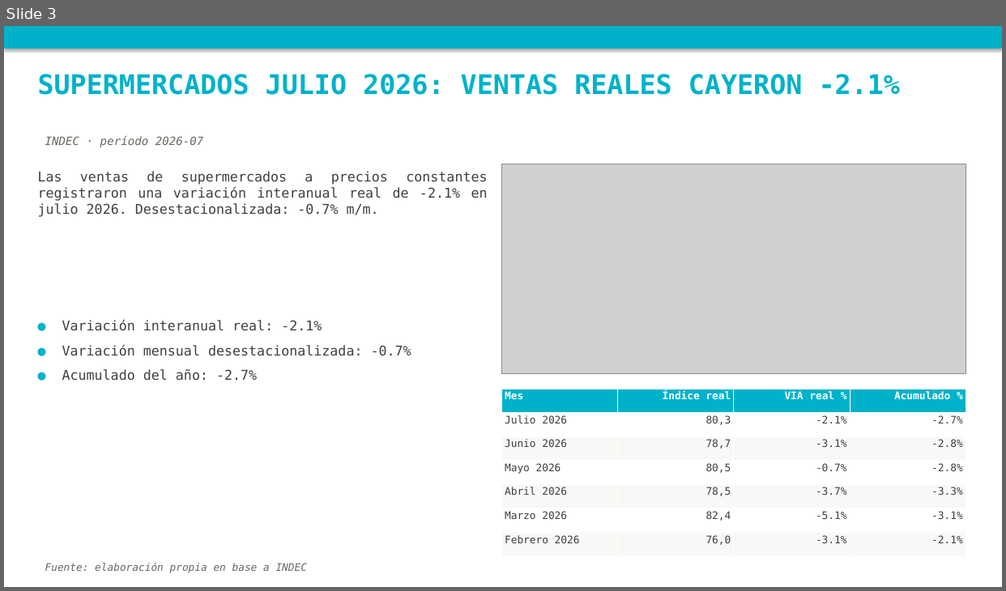
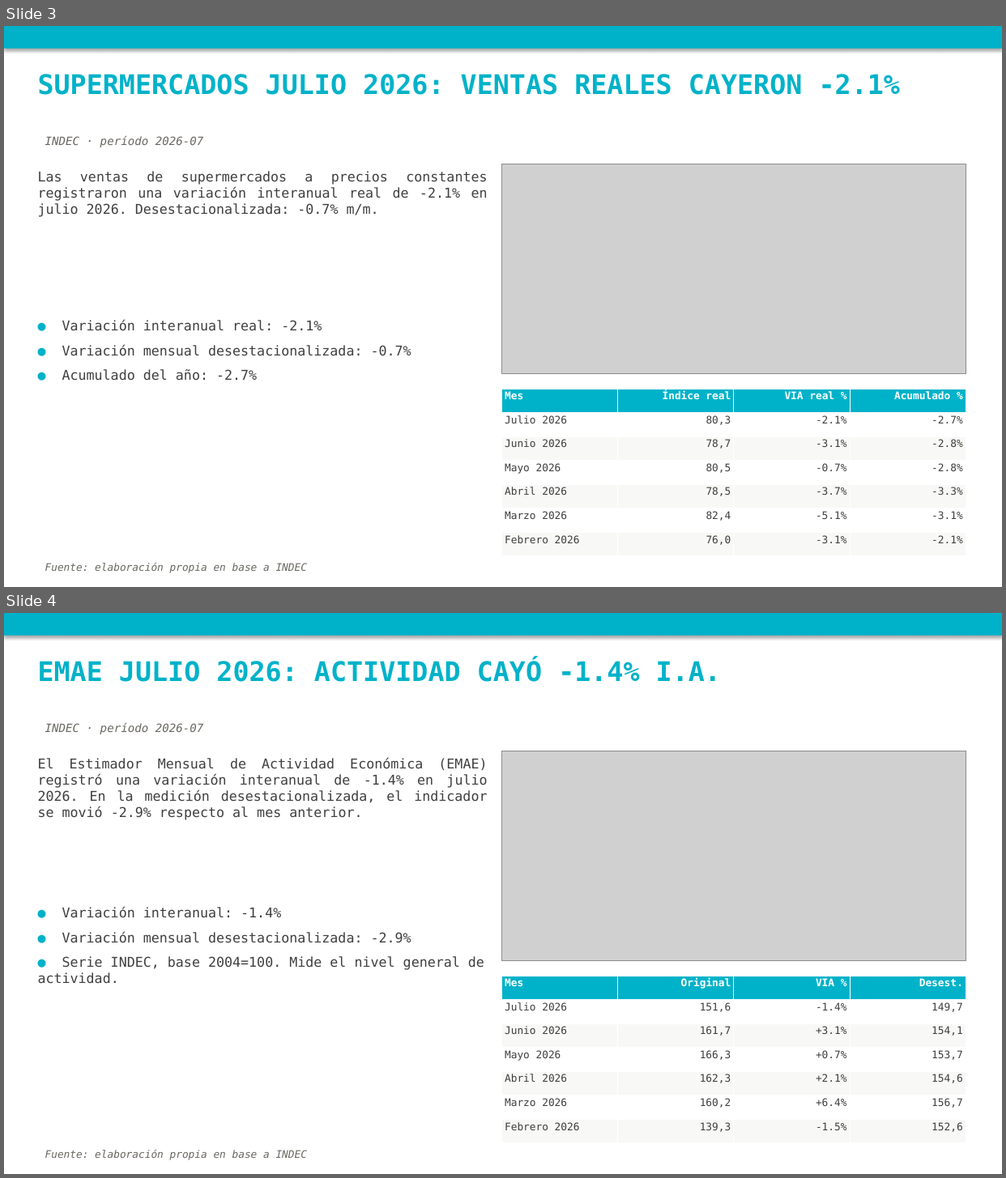
Before and after one commit to nwalovnik/boludos-ppt, a slide deck: publicaciones_semana.pptx. Shown one above the other, each under a label of ours: slide 3 before the commit, slides 3 and 4 after it. The pictures are 1006x591 and 1006x1178 pixels, drawn with LibreOffice and Linux fonts; fonts in the diff are those of the drawing; grey boxes stand for pictures. Boxes give left, top, right and bottom in pixels: in the first picture for what was removed or moved away, otherwise in the second. Text is boxed around its words. In the diff, an @@ line names an element or a change of style, - is before the commit and + after.

```diff
--- a/publicaciones_semana.pptx
+++ b/publicaciones_semana.pptx
@@ slide 4 added at <box>4,613,1002,1174</box>, background #FFFFFF @@
@@ rectangle added at <box>4,613,1002,636</box>, fill #00B2C9 @@
@@ text added at <box>38,658,721,682</box>, 26 pt, text #00B2C9, bold @@
+EMAE JULIO 2026: ACTIVIDAD CAYÓ -1.4% I.A.
@@ text added at <box>45,723,204,735</box>, 11 pt, text #6A6760, italic @@
+INDEC · período 2026-07
@@ text added at <box>38,757,487,820</box>, 13 pt, text #3F3F3F @@
+El Estimador Mensual de Actividad Económica (EMAE) registró una variación interanual de -1.4% en julio 2026. En la medición desestacionalizada, el indicador se movió -2.9% respecto al mes anterior.
@@ picture added at <box>502,752,966,961</box> @@
@@ text added at <box>38,906,484,984</box>, 13 pt, text #3F3F3F @@
+● Variación interanual: -1.4%
+● Variación mensual desestacionalizada: -2.9%
+● Serie INDEC, base 2004=100. Mide el nivel general de actividad.
@@ table added at <box>502,976,966,1144</box>, 7 rows, 4 columns @@
+Mes | Original | VIA % | Desest.
+Julio 2026 | 151,6 | -1.4% | 149,7
+Junio 2026 | 161,7 | +3.1% | 154,1
+Mayo 2026 | 166,3 | +0.7% | 153,7
+Abril 2026 | 162,3 | +2.1% | 154,6
+Marzo 2026 | 160,2 | +6.4% | 156,7
+Febrero 2026 | 139,3 | -1.5% | 152,6
@@ text added at <box>45,1150,308,1161</box>, 10 pt, text #6A6760, italic @@
+Fuente: elaboración propia en base a INDEC
```
Also in this commit, not shown: 1 slide changed, 4 other files.
